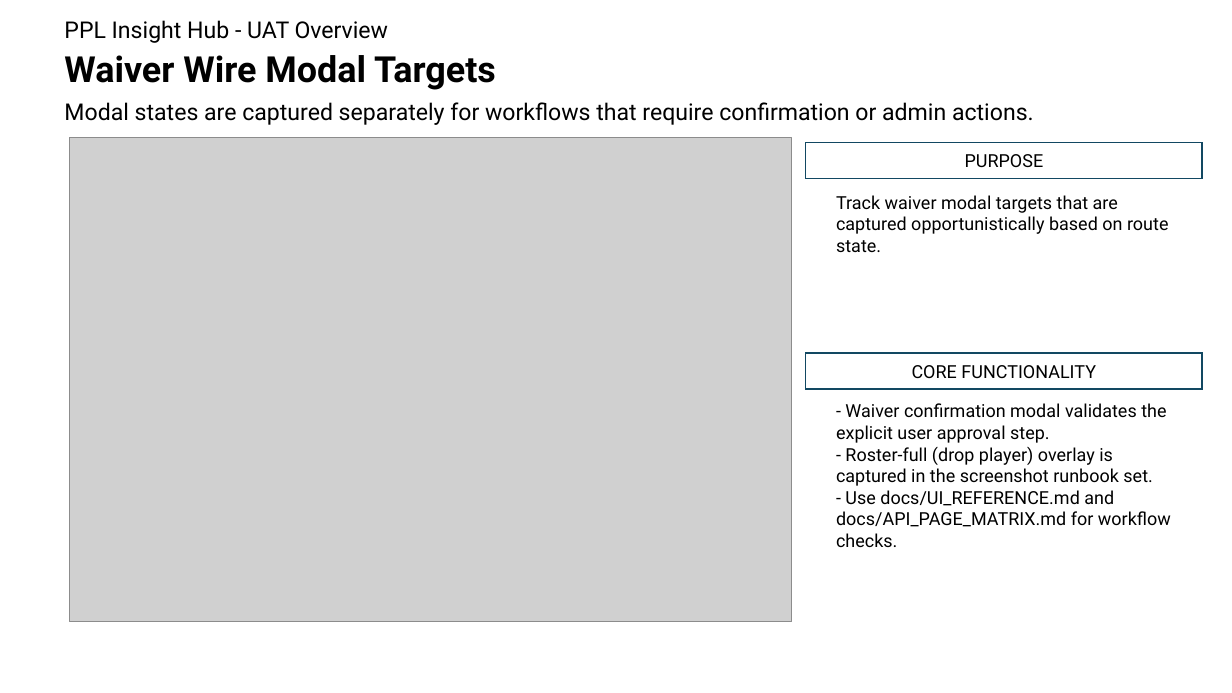
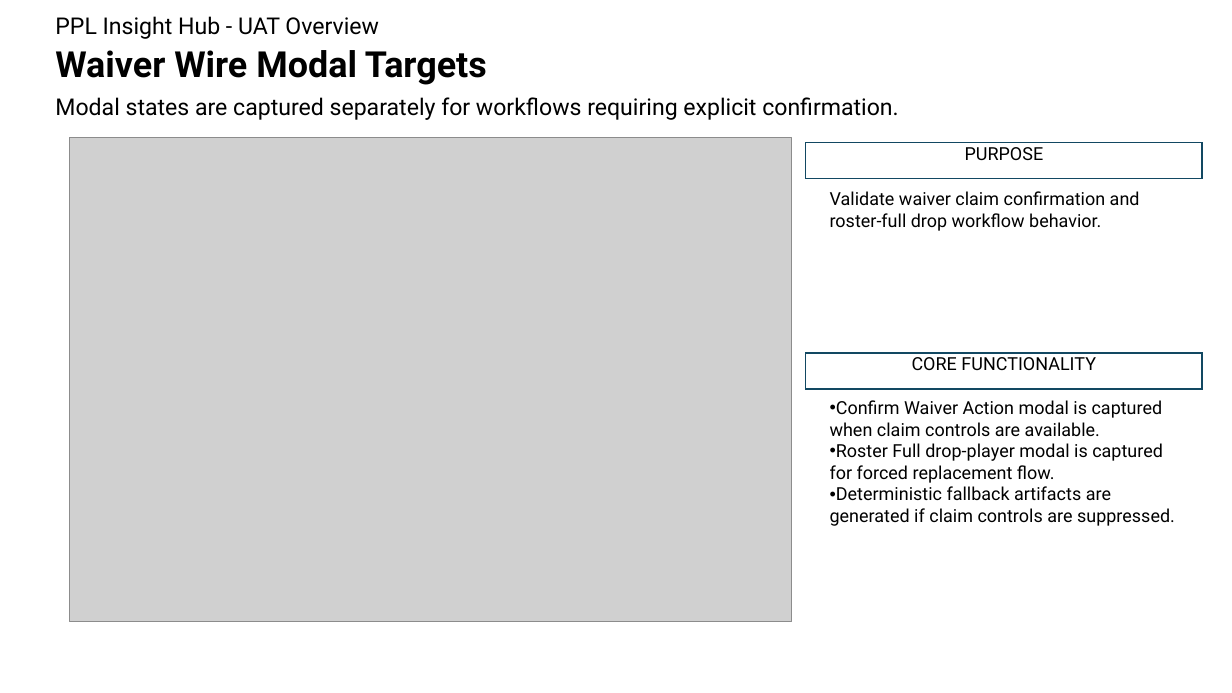
Before and after one commit to NPGrant81/fantasy-football-pi, a slide deck: slide 27 of docs/uat/uat_overview.pptx. Drawn at 1232x693 pixels with LibreOffice and Linux fonts; fonts in the diff are those of the drawing; grey boxes stand for pictures. Boxes give left, top, right and bottom in pixels: in the first picture for what was removed or moved away, otherwise in the second. Text is boxed around its words. In the diff, an @@ line names an element or a change of style, - is before the commit and + after.

Commit message:
Refresh UAT deck assets and capture automation

```diff
--- a/docs/uat/uat_overview.pptx
+++ b/docs/uat/uat_overview.pptx
@@ text "PPL Insight Hub - UAT ...": place and size @@
-text "PPL Insight Hub - UAT ..." at [64, 20, 389, 43]
+text "PPL Insight Hub - UAT ..." at [55, 16, 379, 39]
@@ text "Waiver Wire Modal Targets": place and size @@
-text "Waiver Wire Modal Targets" at [64, 55, 496, 90]
+text "Waiver Wire Modal Targets" at [55, 50, 487, 85]
@@ text at [55, 97, 899, 120]: text changed @@
-Modal states are captured separately for workflows that require confirmation or admin actions.
+Modal states are captured separately for workflows requiring explicit confirmation.
@@ rectangle "PURPOSE" at [806, 142, 1202, 178]: vertical alignment middle to top @@
@@ text at [830, 191, 1140, 231]: text changed @@
-Track waiver modal targets that are captured opportunistically based on route state.
+Validate waiver claim confirmation and roster-full drop workflow behavior.
@@ rectangle "CORE FUNCTIONALITY" at [806, 353, 1202, 389]: vertical alignment middle to top @@
@@ text at [830, 400, 1175, 526]: text changed @@
-- Waiver confirmation modal validates the explicit user approval step.
-- Roster-full (drop player) overlay is captured in the screenshot runbook set.
-- Use docs/UI_REFERENCE.md and docs/API_PAGE_MATRIX.md for workflow checks.
+• Confirm Waiver Action modal is captured when claim controls are available.
+• Roster Full drop-player modal is captured for forced replacement flow.
+• Deterministic fallback artifacts are generated if claim controls are suppressed.
```
Also in this commit, not shown: 24 other slides changed, 8 slides added, 3 other files.
